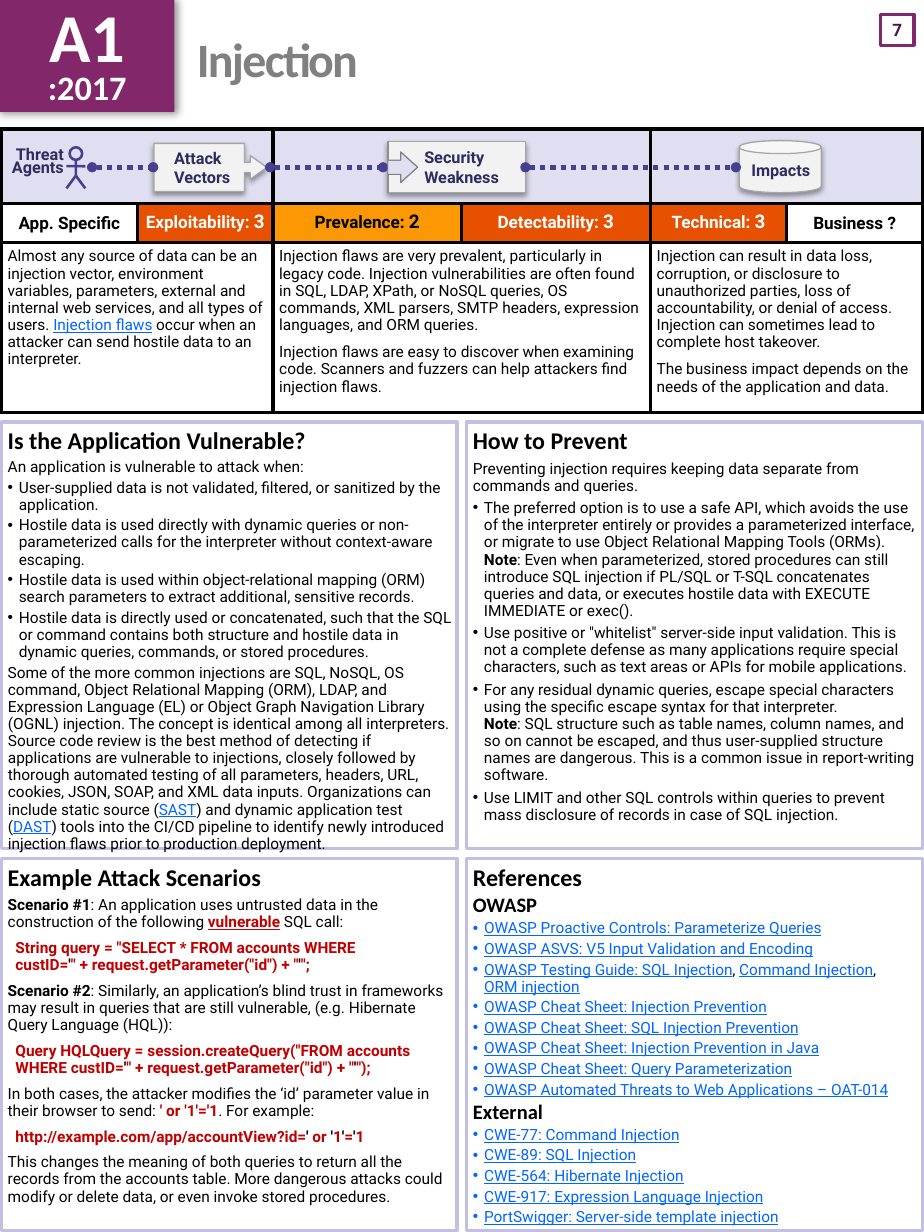
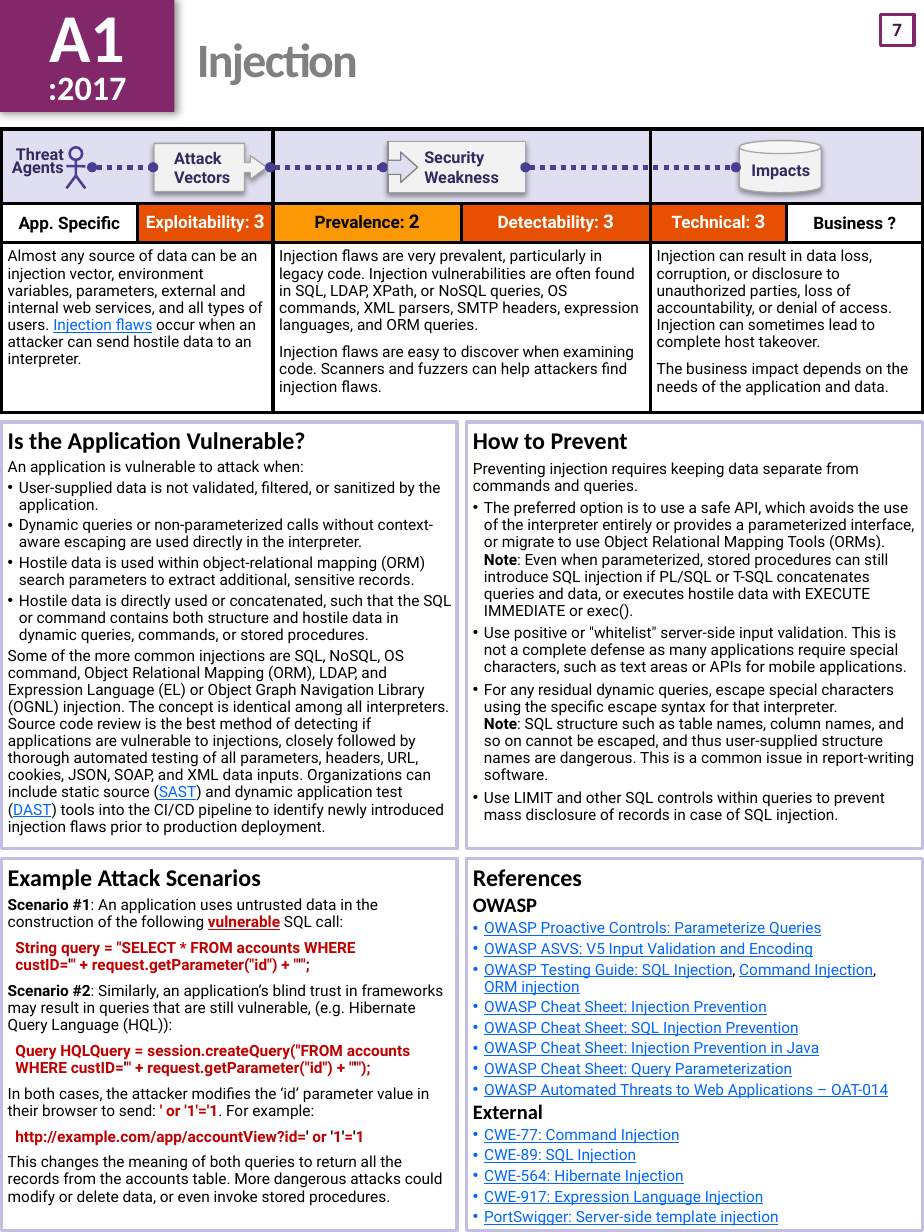
Before and after one commit to OWASP/Top10, a slide deck: slide 8 of 2017/OWASP Top 10-2017 (en).pptx. Drawn at 924x1232 pixels with LibreOffice and Linux fonts; fonts in the diff are those of the drawing. Boxes give left, top, right and bottom in pixels: in the first picture for what was removed or moved away, otherwise in the second. Text is boxed around its words. In the diff, an @@ line names an element or a change of style, - is before the commit and + after.

```diff
--- a/2017/OWASP Top 10-2017 (en).pptx
+++ b/2017/OWASP Top 10-2017 (en).pptx
@@ text at [19, 518, 434, 551]: text changed @@
-• Hostile data is used directly with dynamic queries or non-parameterized calls for the interpreter without context-aware escaping.
+• Dynamic queries or non-parameterized calls without context-aware escaping are used directly in the interpreter.
```
Also in this commit, not shown: 4 other slides changed, 1 slide removed.
